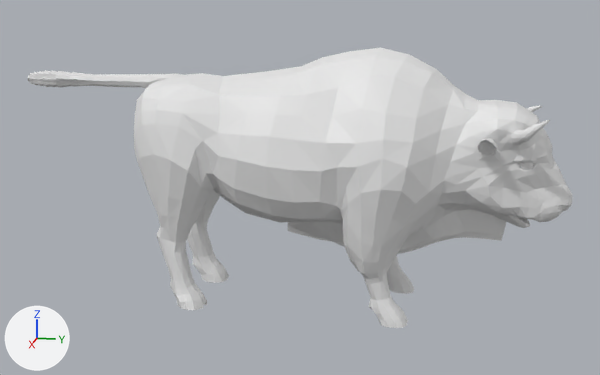
Two versions of the OBJ model resources/wtf.obj, one commit apart.
Rendered twice from a 50 mm lens placed at (4.69, 1.02, 1.86), pointed at (0.0, 0.08, 0.69). Arrows for +X, +Y and +Z are at lower left; the lights stay in place. The older version comes first. Where no turn or scale is listed for an object, it has been applied to the vertices.

Names of what the first picture shows: 'wtf'.
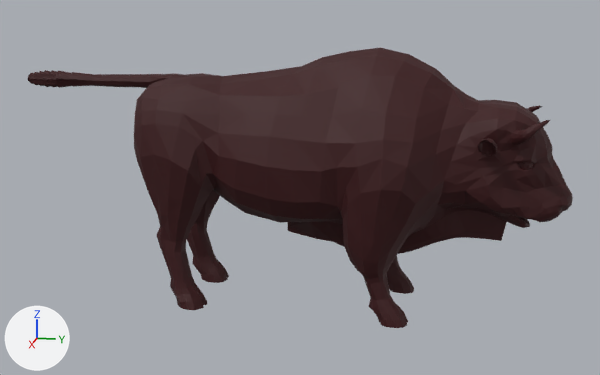
Changed parts and their boxes (x1, y1, x2, y2) in the pictures (600 x 375 px):
'wtf', recoloured (white to brown)
    both: (27, 48, 573, 328)

The change, as a diff of the scene's bpy script:
```diff
--- a/resources/wtf.obj.py
+++ b/resources/wtf.obj.py
@@ img_uvmap_bmp @@
+img_uvmap_bmp = load_image('uvmap.bmp', 'assets/uvmap.bmp', 512, 512, 'sRGB')
@@ mat_none @@
+mat_none = principled_material('None')
+mat_none.texture = img_uvmap_bmp
+mat_none.roughness = 0.684
@@ me_wtf @@
 me_wtf.from_pydata(...)  # 2117 vertices, 3732 faces; spans x -0.46..0.46, y -1.62..1.62, z 0.0..1.52
+me_wtf.materials.append(mat_none)  # picture img_uvmap_bmp
```
